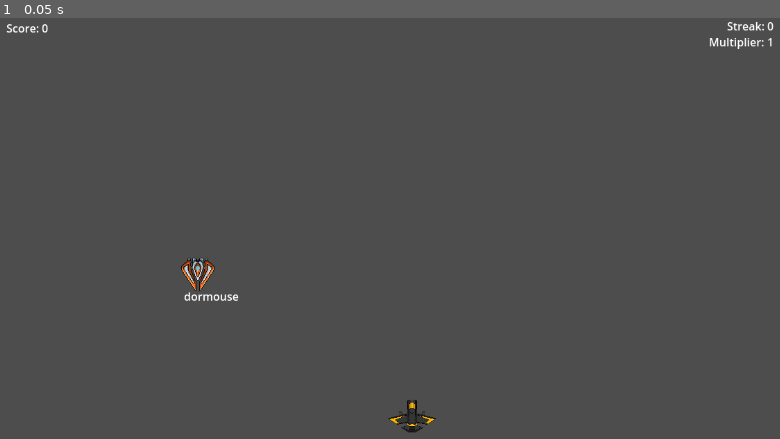
Above: before the commit, frame 1.
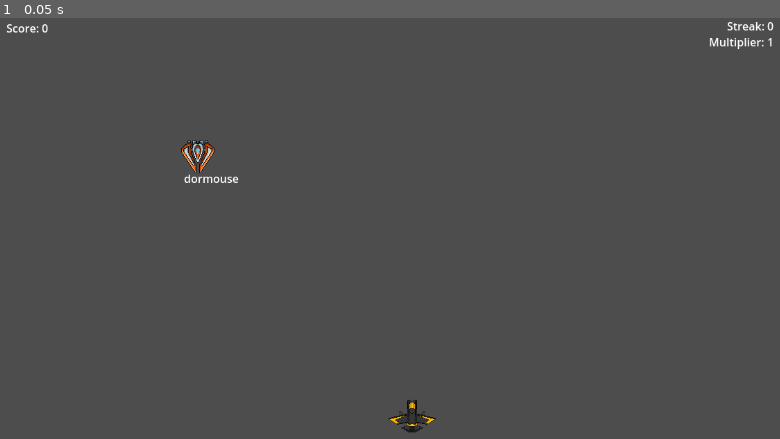
Above: after the commit, the same moment.

Repository: emilabraham/SimpleType
Game: Godot game, scene res://main.tscn
Two runs of this game, one before a commit and one after it. Both use one fixed random seed, a clock stepped at 60 frames per second and the inputs below. The engine's default icon, where the game draws it, is replaced by a stand-in: a white triangle on a blue panel in a dark square.
Inputs:
- Up to frame 1 (0.05 s): no input

The runs differ from the first frame. In frame 1, 0.5% of the frame differs, in the area x 23-31%, y 28-68%.

Commit message:
add collision layer on enemy ship

Diff:
--- a/Enemy1.gd
+++ b/Enemy1.gd
@@ -1,4 +1,4 @@
-extends Node2D
+extends CharacterBody2D
 
 var dictionary = []
 var sprite
@@ -7,7 +7,7 @@
 # Called when the node enters the scene tree for the first time.
 func _ready():
 	add_to_group("enemies")
-	set_position(Vector2(randi_range(100, 1000), randi_range(100, 500)))
+	set_position(Vector2(randi_range(100, 1000), 200))
 	sprite = get_node("Enemy1Sprite")
 	text = get_node("Enemy1Text")
 
--- a/Enemy1.tscn
+++ b/Enemy1.tscn
@@ -4,7 +4,7 @@
 [ext_resource type="Texture2D" uid="uid://dnkekvprtrysp" path="res://assets/enemy_ships/ship_1.png" id="1_rr715"]
 [ext_resource type="Script" path="res://Enemy1Text.gd" id="3_etmgu"]
 
-[node name="Enemy1" type="Node2D"]
+[node name="Enemy1" type="CharacterBody2D"]
 script = ExtResource("1_n76nn")
 
 [node name="Enemy1Text" type="Label" parent="."]
@@ -18,3 +18,7 @@
 [node name="Enemy1Sprite" type="Sprite2D" parent="."]
 rotation = 3.14159
 texture = ExtResource("1_rr715")
+
+[node name="CollisionShape2D" type="CollisionPolygon2D" parent="."]
+scale = Vector2(2.69352, 2.54436)
+polygon = PackedVector2Array(-8.91026, -4.7163, -5.56891, -7.86051, -5.56891, -9.82563, 5.56891, -9.82563, 5.56891, -7.86051, 9.28152, -5.10933, 9.28152, -1.96513, 1.8563, 9.43261, -2.22757, 9.43261, -8.91026, -1.96513)
